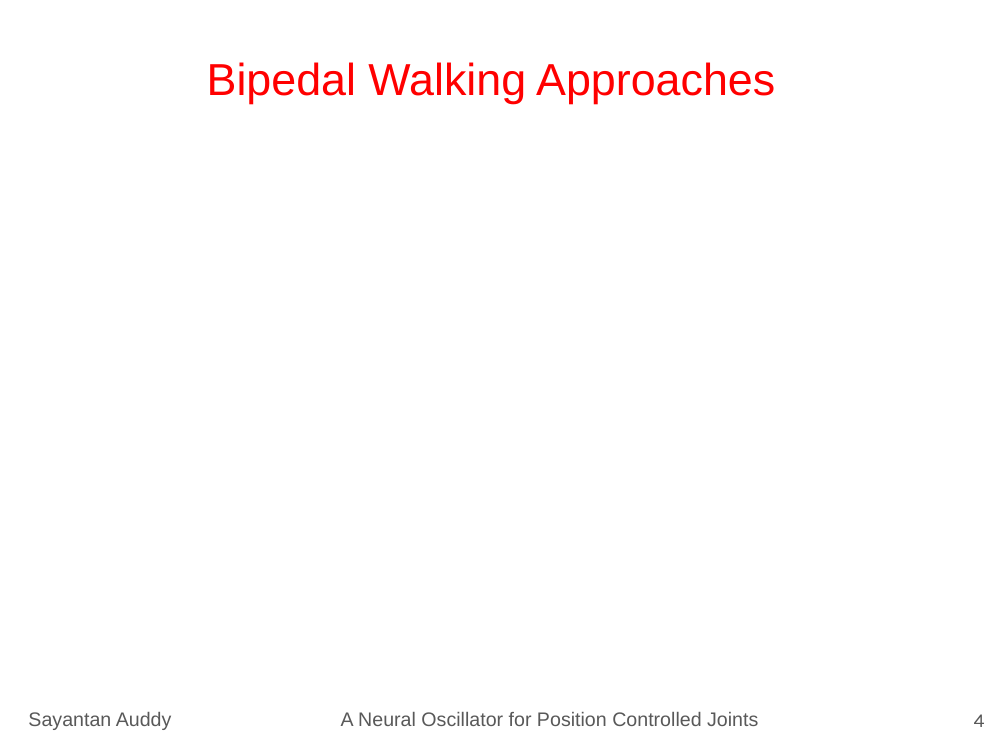
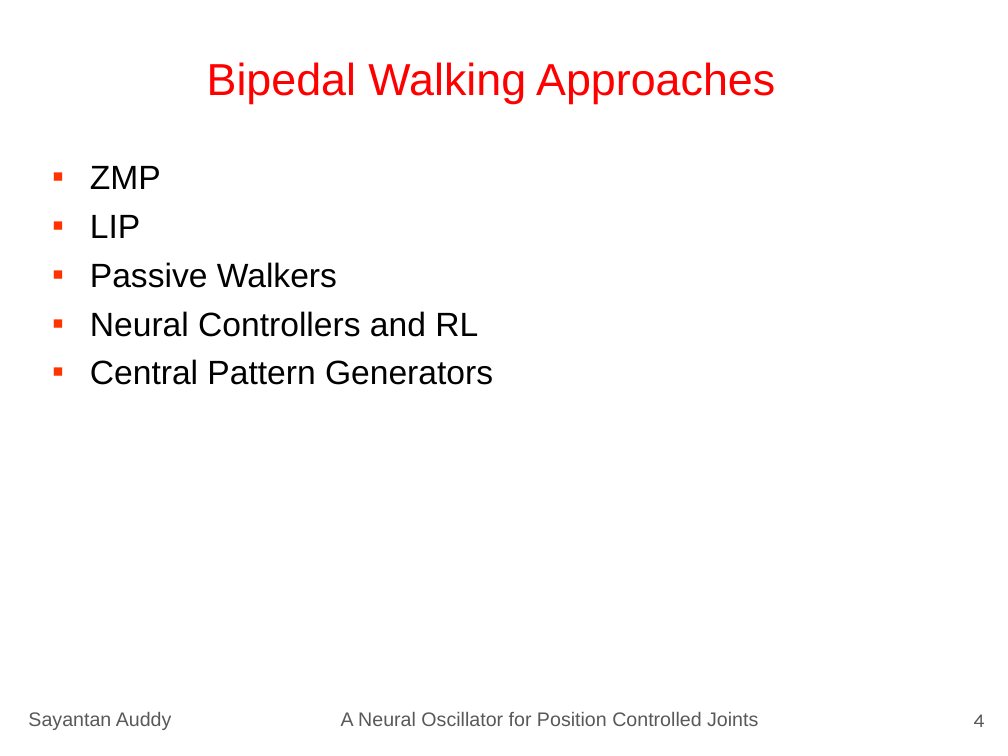
Before and after one commit to sayantanauddy/matsuoka_joint_control, a slide deck: slide 4 of presentation/Sayantan_Auddy_IS_Presentation.pptx. Drawn at 1008x756 pixels with LibreOffice and Linux fonts; fonts in the diff are those of the drawing. Boxes give left, top, right and bottom in pixels: in the first picture for what was removed or moved away, otherwise in the second. Text is boxed around its words. In the diff, an @@ line names an element or a change of style, - is before the commit and + after.

Commit message:
Modified slides

```diff
--- a/presentation/Sayantan_Auddy_IS_Presentation.pptx
+++ b/presentation/Sayantan_Auddy_IS_Presentation.pptx
@@ text added at [90, 166, 493, 385], 24 pt, text #000000 @@
+▪ ZMP
+▪ LIP
+▪ Passive Walkers
+▪ Neural Controllers and RL
+▪ Central Pattern Generators
```
Also in this commit, not shown: 1 other slide changed, 1 slide added.
